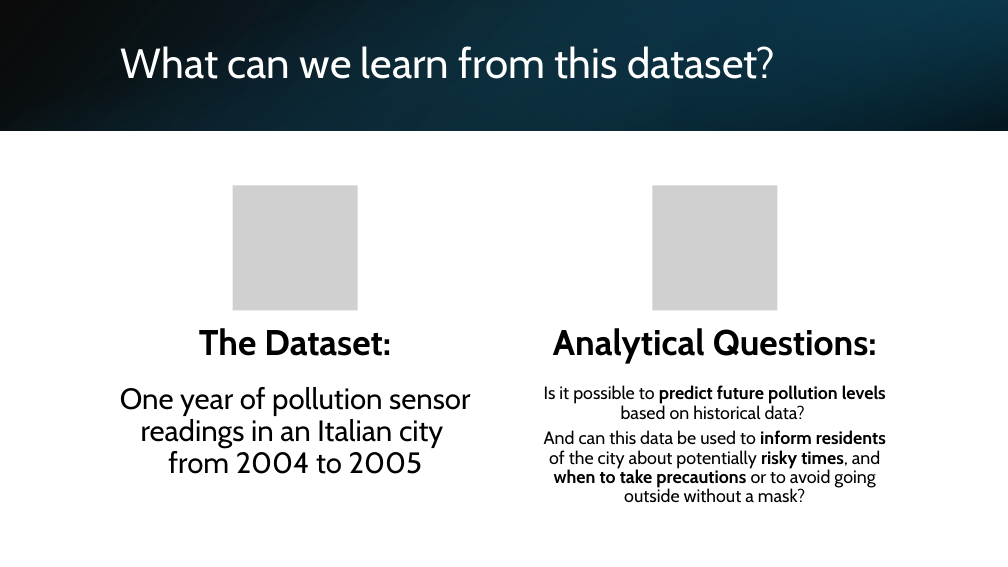
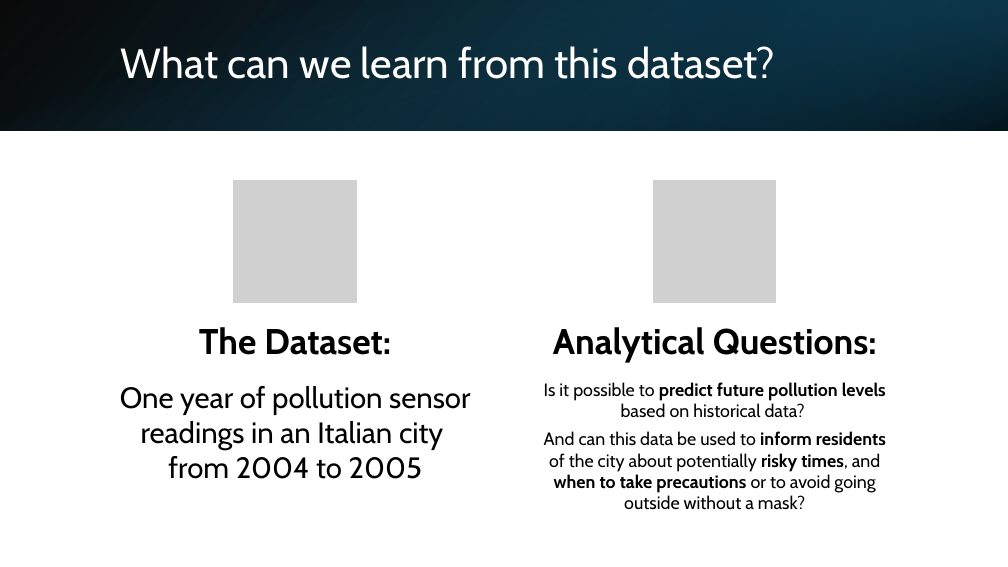
Before and after one commit to daemonchild/cardiffmet-dat5003-applied-datascience, a slide deck: slide 3 of DAT5003-S2_24-AirQuality-ST20285213-TomRowan_PRES1.pptx. Drawn at 1008x567 pixels with LibreOffice and Linux fonts; fonts in the diff are those of the drawing; grey boxes stand for pictures. Boxes give left, top, right and bottom in pixels: in the first picture for what was removed or moved away, otherwise in the second. Text is boxed around its words. In the diff, an @@ line names an element or a change of style, - is before the commit and + after.

```diff
--- a/DAT5003-S2_24-AirQuality-ST20285213-TomRowan_PRES1.pptx
+++ b/DAT5003-S2_24-AirQuality-ST20285213-TomRowan_PRES1.pptx
@@ picture: place and size @@
-picture at bbox=[233, 185, 358, 310]
+picture at bbox=[233, 179, 358, 304]
@@ picture: place and size @@
-picture at bbox=[653, 185, 777, 310]
+picture at bbox=[653, 179, 777, 304]
@@ text "One year of pollution sensor ..." at bbox=[120, 386, 470, 479]: line spacing 0.9 to 1 @@
@@ text "Is it possible to predict ..." at bbox=[544, 382, 886, 510]: line spacing 0.9 to 1 @@
```
Also in this commit, not shown: 10 other slides changed, 2 slides added, 4 other files.
